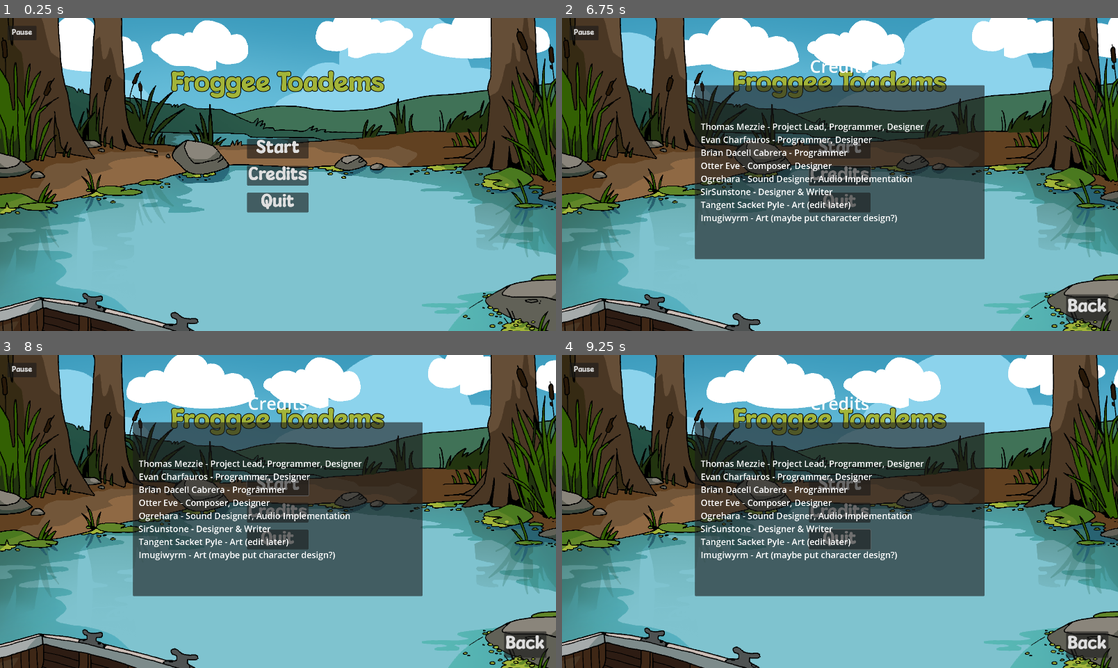
Above: before the commit, frames 1-4 (two rows, left to right).
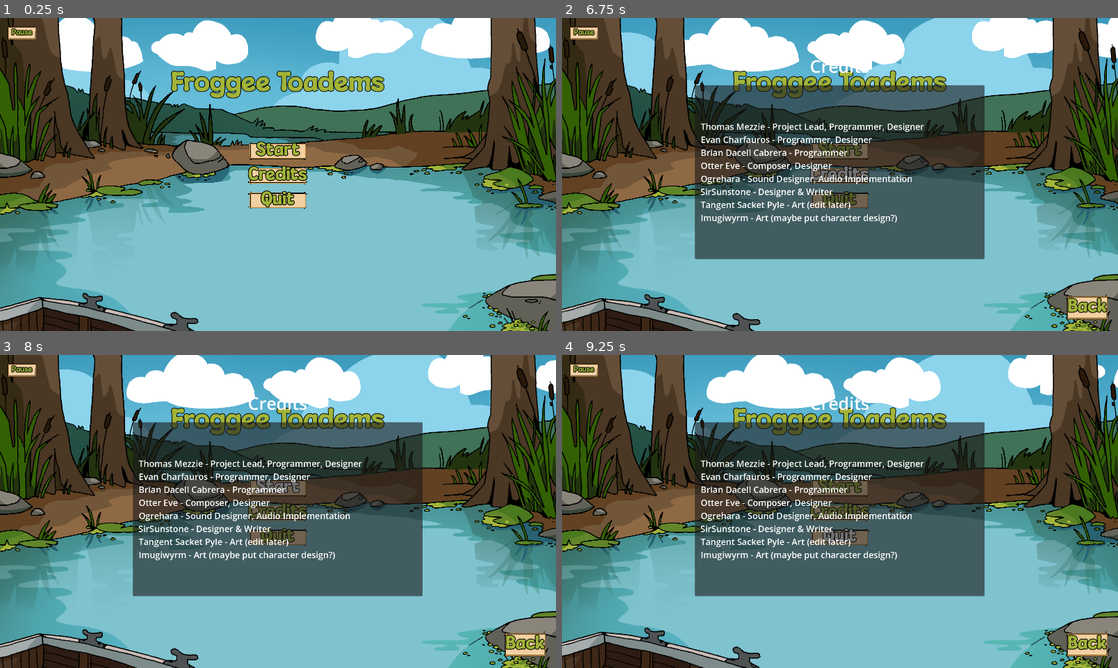
Above: after the commit, the same moments.

Repository: NotTom31/FroggeeToadems
Game: Godot game, scene res://Scenes/Levels/Main.tscn
The game is run twice, just before and just after one commit, with the same random seed, the same clock (stepped at 60 frames per second) and the same inputs.
Inputs (mouse positions are in pixels of both pictures, inside the frame that each line leads up to):
- Up to frame 1 (0.25 s): no input
- Up to frame 2 (6.75 s): click "Start" at 0.5 s; click "Start" at 1.25 s; move the mouse to (962, 158) at 2.02 s; hold Right (ui_right) 2.03-3.53 s; click (962, 158) at 2.17 s; tap Up (ui_up) at 2.27, 3.02, 4.52, 5.27, 6.02 s; move the mouse to (728, 190) at 2.77 s; move the mouse to (895, 105) at 3.52 s; hold Left (ui_left) 3.53-4.28 s; move the mouse to (812, 237) at 4.27 s; hold Right (ui_right) 4.28-5.78 s; click (812, 237) at 4.42 s; move the mouse to (1006, 221) at 5.02 s; move the mouse to (673, 127) at 5.77 s; hold Left (ui_left) 5.78-6.53 s; move the mouse to (867, 174) at 6.52 s; hold Right (ui_right) from 6.53 s (still down); click (867, 174) at 6.67 s
- Up to frame 3 (8 s): move the mouse to (194, 433) at 7.27 s; release Right (ui_right) at 7.28 s; hold Left (ui_left) from 7.28 s (still down); tap Up (ui_up) at 7.52 s
- Up to frame 4 (9.25 s): move the mouse to (962, 495) at 8.02 s; tap Up (ui_up) at 8.27, 9.02 s; move the mouse to (728, 527) at 8.77 s; release Left (ui_left) at 8.78 s; hold Right (ui_right) from 8.78 s (still down); click (728, 527) at 8.92 s

The runs differ from the first frame. In frame 1, 2.3% of the frame differs, in the area x 1-56%, y 2-63%; in frame 2, 2.3%; in frame 3, 2.5%, in the area x 1-99%, y 2-97%; in frame 4, 2.4%.

Commit message:
Implemented art

Diff:
--- a/Scenes/UI/BlankButton.tscn
+++ b/Scenes/UI/BlankButton.tscn
@@ -1,8 +1,32 @@
-[gd_scene load_steps=2 format=3 uid="uid://baeaj55y6xd38"]
+[gd_scene load_steps=8 format=3 uid="uid://baeaj55y6xd38"]
 
 [ext_resource type="FontFile" uid="uid://bg5wgh22jq31n" path="res://Assets/Fonts/MouldyCheeseRegular-WyMWG.ttf" id="1_t12y7"]
+[ext_resource type="Texture2D" uid="uid://wptdqqdmjfw5" path="res://Assets/Art/button1.png" id="2_sdamx"]
+
+[sub_resource type="StyleBoxTexture" id="StyleBoxTexture_k2yaa"]
+texture = ExtResource("2_sdamx")
+
+[sub_resource type="StyleBoxTexture" id="StyleBoxTexture_g8tww"]
+texture = ExtResource("2_sdamx")
+
+[sub_resource type="StyleBoxTexture" id="StyleBoxTexture_rf4da"]
+texture = ExtResource("2_sdamx")
+
+[sub_resource type="StyleBoxTexture" id="StyleBoxTexture_2flv3"]
+texture = ExtResource("2_sdamx")
+
+[sub_resource type="StyleBoxTexture" id="StyleBoxTexture_16dta"]
+texture = ExtResource("2_sdamx")
 
 [node name="BlankButton" type="Button"]
+theme_override_colors/font_color = Color(0.635294, 0.705882, 0.223529, 1)
+theme_override_colors/font_outline_color = Color(0, 0, 0, 1)
+theme_override_constants/outline_size = 10
 theme_override_fonts/font = ExtResource("1_t12y7")
 theme_override_font_sizes/font_size = 60
+theme_override_styles/focus = SubResource("StyleBoxTexture_k2yaa")
+theme_override_styles/disabled_mirrored = SubResource("StyleBoxTexture_g8tww")
+theme_override_styles/disabled = SubResource("StyleBoxTexture_rf4da")
+theme_override_styles/pressed = SubResource("StyleBoxTexture_2flv3")
+theme_override_styles/normal = SubResource("StyleBoxTexture_16dta")
 text = "test"
--- a/Scenes/UI/ShopScreen.tscn
+++ b/Scenes/UI/ShopScreen.tscn
@@ -2,14 +2,14 @@
 
 [ext_resource type="Script" path="res://Scenes/UI/shop_screen.gd" id="1_cb10l"]
 [ext_resource type="FontFile" uid="uid://bg5wgh22jq31n" path="res://Assets/Fonts/MouldyCheeseRegular-WyMWG.ttf" id="2_4oppx"]
-[ext_resource type="Texture2D" uid="uid://bpsciivj2iixp" path="res://Assets/Art/Temp/Cats/ChadCat.png" id="3_h7exv"]
+[ext_resource type="Texture2D" uid="uid://cfjg41jpp2hxa" path="res://Assets/Art/Characters/jeb.png" id="4_som7f"]
 [ext_resource type="PackedScene" uid="uid://baeaj55y6xd38" path="res://Scenes/UI/BlankButton.tscn" id="4_xtrl7"]
 [ext_resource type="Texture2D" uid="uid://g312f37lgn0m" path="res://Assets/Art/Characters/Customer3.png" id="5_raguu"]
-[ext_resource type="Texture2D" uid="uid://dmbp5uydwdtmg" path="res://Assets/Art/Temp/Cats/eyecat.png" id="5_rs11m"]
-[ext_resource type="Texture2D" uid="uid://coag40tplua1v" path="res://Assets/Art/Temp/Cats/PlagueCat.png" id="8_5d1sc"]
-[ext_resource type="Texture2D" uid="uid://ti5l4qbllufo" path="res://Assets/Art/Temp/Cats/purrzerk.png" id="9_qqeyb"]
+[ext_resource type="Texture2D" uid="uid://b7q7l34jx4wto" path="res://Assets/Art/Characters/purrzerk.png" id="6_u7svv"]
+[ext_resource type="Texture2D" uid="uid://cp60g2ok8f4uo" path="res://Assets/Art/Characters/ARRRGGH MY EYES.png" id="7_mt3am"]
 [ext_resource type="Texture2D" uid="uid://ducm6nqv7j4g5" path="res://Assets/Art/Characters/Customer2.png" id="9_wq0xo"]
 [ext_resource type="Texture2D" uid="uid://5qt81twpxih4" path="res://Assets/Art/Characters/Customer1.png" id="10_fxf41"]
+[ext_resource type="Texture2D" uid="uid://bu7y0yu2w5b4j" path="res://Assets/Art/Characters/Customer4.png" id="11_aw2yq"]
 [ext_resource type="Texture2D" uid="uid://c0l4q35svrbp4" path="res://Assets/Art/Characters/gorf.png" id="11_rv3m7"]
 [ext_resource type="Texture2D" uid="uid://byimo5w7vne1o" path="res://Assets/Art/Frogs/resting/01_rest.png" id="13_eakgr"]
 [ext_resource type="Texture2D" uid="uid://dcomocfoou50s" path="res://Assets/Art/Frogs/resting/02_rest.png" id="14_rmn3p"]
@@ -21,7 +21,7 @@
 animations = [{
 "frames": [{
 "duration": 1.0,
-"texture": ExtResource("8_5d1sc")
+"texture": ExtResource("4_som7f")
 }],
 "loop": true,
 "name": &"default",
@@ -43,7 +43,7 @@
 animations = [{
 "frames": [{
 "duration": 1.0,
-"texture": ExtResource("9_qqeyb")
+"texture": ExtResource("6_u7svv")
 }],
 "loop": true,
 "name": &"default",
@@ -54,7 +54,7 @@
 animations = [{
 "frames": [{
 "duration": 1.0,
-"texture": ExtResource("3_h7exv")
+"texture": ExtResource("7_mt3am")
 }],
 "loop": true,
 "name": &"default",
@@ -98,7 +98,7 @@
 animations = [{
 "frames": [{
 "duration": 1.0,
-"texture": ExtResource("5_rs11m")
+"texture": ExtResource("11_aw2yq")
 }],
 "loop": true,
 "name": &"default",
@@ -214,8 +214,8 @@
 
 [node name="PlagueCat" type="AnimatedSprite2D" parent="."]
 visible = false
-position = Vector2(1611, 820.5)
-scale = Vector2(1.9, 1.9)
+position = Vector2(1632, 822)
+scale = Vector2(0.7, 0.7)
 sprite_frames = SubResource("SpriteFrames_c34nb")
 flip_h = true
 
@@ -228,14 +228,15 @@
 
 [node name="Purrzerk" type="AnimatedSprite2D" parent="."]
 visible = false
-position = Vector2(1524, 830.5)
+position = Vector2(1643, 834)
+scale = Vector2(0.55, 0.55)
 sprite_frames = SubResource("SpriteFrames_t8tpb")
 flip_h = true
 
 [node name="ChadCat" type="AnimatedSprite2D" parent="."]
 visible = false
-position = Vector2(1599, 762.5)
-scale = Vector2(0.8, 0.8)
+position = Vector2(1615, 733)
+scale = Vector2(0.4, 0.4)
 sprite_frames = SubResource("SpriteFrames_jcc2p")
 flip_h = true
 
@@ -262,7 +263,8 @@
 
 [node name="Eyecat" type="AnimatedSprite2D" parent="."]
 visible = false
-position = Vector2(1567, 775.5)
+position = Vector2(1655, 820)
+scale = Vector2(0.4, 0.4)
 sprite_frames = SubResource("SpriteFrames_8doj2")
 flip_h = true
 
Binary file added: Assets/Art/Characters/ARRRGGH MY EYES.png
Not shown, added: Assets/Art/Characters/ARRRGGH MY EYES.png.import
Binary file added: Assets/Art/Characters/Customer4.png
Not shown, added: Assets/Art/Characters/Customer4.png.import
Binary file added: Assets/Art/Characters/jeb.png
Not shown, added: Assets/Art/Characters/jeb.png.import
Binary file added: Assets/Art/Characters/purrzerk.png
Not shown, added: Assets/Art/Characters/purrzerk.png.import
Binary file added: Assets/Art/button1.png
Not shown, added: Assets/Art/button1.png.import
